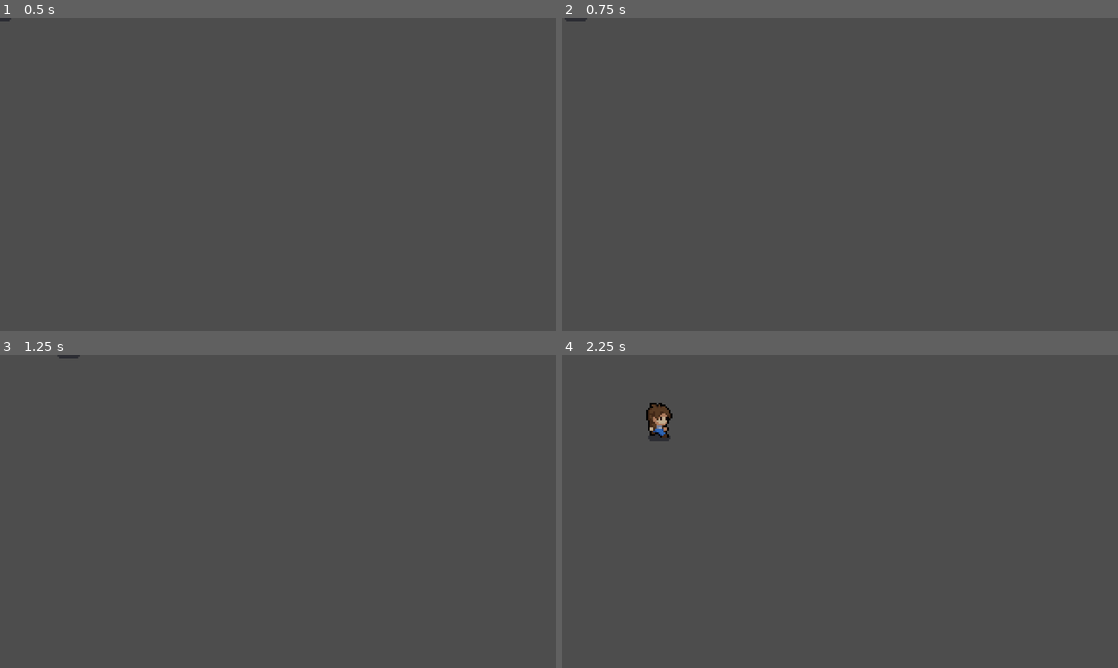
Above: before the commit, frames 1-4 (two rows, left to right).
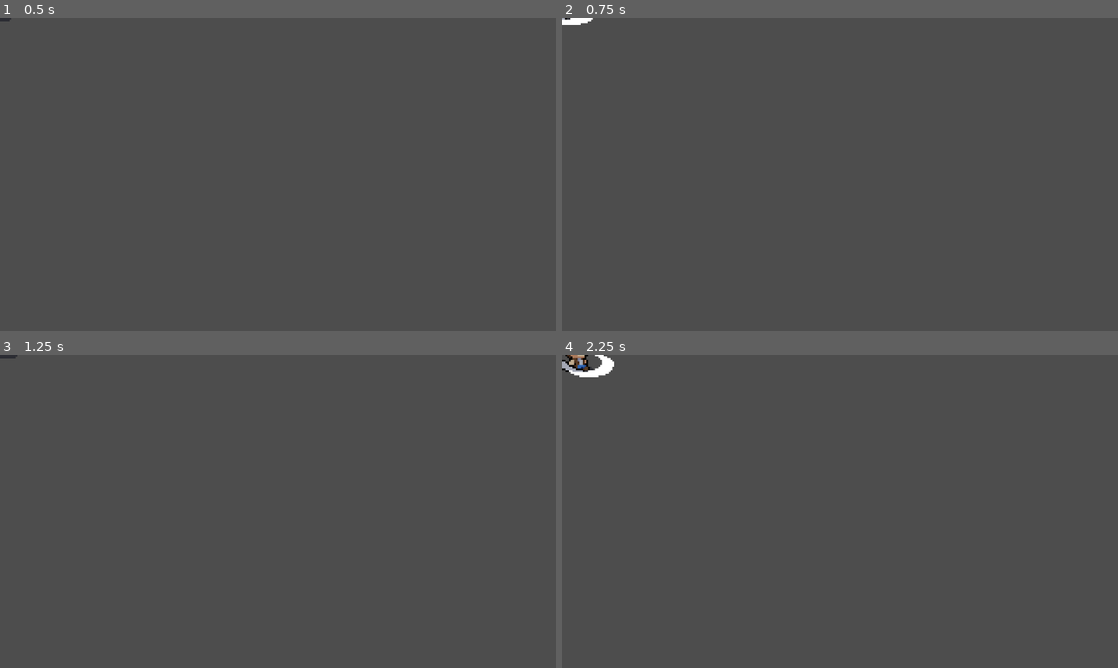
Above: after the commit, the same moments.

Repository: gamelabire/arkhe
Game: Godot game, scene res://src/entities/player/player.tscn
Same seed, same stepped clock (60 frames per second), same inputs: the game is played once before the commit and once after it. Before the commit the project has no main scene; this scene is started directly in both runs.
Inputs (mouse positions are in pixels of both pictures, inside the frame that each line leads up to):
- Up to frame 1 (0.5 s): no input
- Up to frame 2 (0.75 s): tap Enter at 0.5 s; move the mouse to (962, 158) at 0.52 s; hold D (move_right) from 0.53 s (still down); click (962, 158) at 0.6 s
- Up to frame 3 (1.25 s): keep holding D (move_right)
- Up to frame 4 (2.25 s): tap Space at 1.25 s; move the mouse to (728, 527) at 1.27 s; release D (move_right) at 1.28 s; hold S (move_down) 1.28-2.03 s; click (728, 527) at 1.35 s; move the mouse to (895, 442) at 2.02 s; hold D (move_right) from 2.03 s (still down); click (895, 442) at 2.1 s

Frame 1 is identical in both runs. In frame 2, 0.1% of the frame differs, in the area x 0-6%, y 0-3%; in frame 3, less than 0.1%; in frame 4, 0.9%, in the area x 0-20%, y 0-28%.

Commit message:
Created player_attack

Diff:
--- a/project.godot
+++ b/project.godot
@@ -11,6 +11,7 @@
 [application]
 
 config/name="arkhe"
+run/main_scene="uid://bydyks5n25kf0"
 config/features=PackedStringArray("4.4", "Forward Plus")
 
 [display]
@@ -43,6 +44,11 @@
 "events": [Object(InputEventKey,"resource_local_to_scene":false,"resource_name":"","device":-1,"window_id":0,"alt_press …(192 unchanged characters)…
 ]
 }
+attack={
+"deadzone": 0.2,
+"events": [Object(InputEventMouseButton,"resource_local_to_scene":false,"resource_name":"","device":-1,"window_id":0,"alt_pressed":false,"shift_pressed":false,"ctrl_pressed":false,"meta_pressed":false,"button_mask":0,"position":Vector2(0, 0),"global_position":Vector2(0, 0),"factor":1.0,"button_index":1,"canceled":false,"pressed":false,"double_click":false,"script":null)
+]
+}
 
 [rendering]
 
--- a/src/entities/player/player.gd
+++ b/src/entities/player/player.gd
@@ -1,5 +1,6 @@
 extends CharacterBody2D
 
+var _is_attacking: bool = false
 var _state_machine
 
 @export_category("Variables")
@@ -8,16 +9,20 @@
 @export var _friction: float = 6.5
 
 @export_category("Objects")
-var _animation_tree: AnimationTree
+@export var _animation_tree: AnimationTree
+@export var attack_timer: Timer
+
 
 
 func _ready() -> void:
 	_animation_tree = $AnimationTree
 	_state_machine = _animation_tree.get("parameters/playback")
+	attack_timer = $AttackTimer
 
 
 func _physics_process(delta: float) -> void:
 	_move(delta)
+	_attack()
 	_animate()
 	move_and_slide()
 
@@ -31,6 +36,7 @@
 	var _mouse_position = get_global_mouse_position()
 	var _mouse_direction = (_mouse_position - global_position).normalized()
 	_animation_tree["parameters/idle/blend_position"] = _mouse_direction
+	_animation_tree["parameters/attack/blend_position"] = _mouse_direction
 
 	if _direction != Vector2.ZERO:
 		_animation_tree["parameters/walk/blend_position"] = _direction
@@ -43,8 +49,24 @@
 	velocity.y = lerp(velocity.y, _direction.y * _move_speed, _friction * delta)
 
 
+func _attack():
+	if Input.is_action_just_pressed("attack") and not _is_attacking:
+		set_physics_process(false)
+		attack_timer.start()
+		_is_attacking = true
+
+
+
+
 func _animate() -> void:
-	if velocity.length() > 8:
+	if _is_attacking:
+		_state_machine.travel("attack")
+	elif velocity.length() > 8:
 		_state_machine.travel("walk")
 	else:
 		_state_machine.travel("idle")
+
+
+func _on_attack_timer_timeout() -> void:
+	set_physics_process(true)
+	_is_attacking = false
--- a/src/entities/player/player.tscn
+++ b/src/entities/player/player.tscn
@@ -43,6 +43,166 @@
 "transitions": PackedFloat32Array(1),
 "update": 0,
 "values": [Vector2(-0.5, 0)]
+}
+
+[sub_resource type="Animation" id="Animation_p2qdy"]
+resource_name = "attack_down"
+length = 0.6
+tracks/0/type = "value"
+tracks/0/imported = false
+tracks/0/enabled = true
+tracks/0/path = NodePath("sprite:frame")
+tracks/0/interp = 1
+tracks/0/loop_wrap = true
+tracks/0/keys = {
+"times": PackedFloat32Array(0, 0.1, 0.2, 0.3),
+"transitions": PackedFloat32Array(1, 1, 1, 1),
+"update": 1,
+"values": [36, 37, 38, 39]
+}
+tracks/1/type = "value"
+tracks/1/imported = false
+tracks/1/enabled = true
+tracks/1/path = NodePath("sprite:offset")
+tracks/1/interp = 1
+tracks/1/loop_wrap = true
+tracks/1/keys = {
+"times": PackedFloat32Array(0),
+"transitions": PackedFloat32Array(1),
+"update": 0,
+"values": [Vector2(-0.5, 0)]
+}
+tracks/2/type = "value"
+tracks/2/imported = false
+tracks/2/enabled = true
+tracks/2/path = NodePath("sprite:flip_h")
+tracks/2/interp = 1
+tracks/2/loop_wrap = true
+tracks/2/keys = {
+"times": PackedFloat32Array(0),
+"transitions": PackedFloat32Array(1),
+"update": 1,
+"values": [false]
+}
+
+[sub_resource type="Animation" id="Animation_n7e5a"]
+resource_name = "attack_left"
+length = 0.6
+tracks/0/type = "value"
+tracks/0/imported = false
+tracks/0/enabled = true
+tracks/0/path = NodePath("sprite:frame")
+tracks/0/interp = 1
+tracks/0/loop_wrap = true
+tracks/0/keys = {
+"times": PackedFloat32Array(0, 0.1, 0.2, 0.3),
+"transitions": PackedFloat32Array(1, 1, 1, 1),
+"update": 1,
+"values": [42, 43, 44, 45]
+}
+tracks/1/type = "value"
+tracks/1/imported = false
+tracks/1/enabled = true
+tracks/1/path = NodePath("sprite:offset")
+tracks/1/interp = 1
+tracks/1/loop_wrap = true
+tracks/1/keys = {
+"times": PackedFloat32Array(0),
+"transitions": PackedFloat32Array(1),
+"update": 0,
+"values": [Vector2(0.5, 0)]
+}
+tracks/2/type = "value"
+tracks/2/imported = false
+tracks/2/enabled = true
+tracks/2/path = NodePath("sprite:flip_h")
+tracks/2/interp = 1
+tracks/2/loop_wrap = true
+tracks/2/keys = {
+"times": PackedFloat32Array(0),
+"transitions": PackedFloat32Array(1),
+"update": 1,
+"values": [true]
+}
+
+[sub_resource type="Animation" id="Animation_kc3pt"]
+resource_name = "attack_right"
+length = 0.6
+tracks/0/type = "value"
+tracks/0/imported = false
+tracks/0/enabled = true
+tracks/0/path = NodePath("sprite:frame")
+tracks/0/interp = 1
+tracks/0/loop_wrap = true
+tracks/0/keys = {
+"times": PackedFloat32Array(0, 0.1, 0.2, 0.3),
+"transitions": PackedFloat32Array(1, 1, 1, 1),
+"update": 1,
+"values": [42, 43, 44, 45]
+}
+tracks/1/type = "value"
+tracks/1/imported = false
+tracks/1/enabled = true
+tracks/1/path = NodePath("sprite:offset")
+tracks/1/interp = 1
+tracks/1/loop_wrap = true
+tracks/1/keys = {
+"times": PackedFloat32Array(0),
+"transitions": PackedFloat32Array(1),
+"update": 0,
+"values": [Vector2(-0.5, 0)]
+}
+tracks/2/type = "value"
+tracks/2/imported = false
+tracks/2/enabled = true
+tracks/2/path = NodePath("sprite:flip_h")
+tracks/2/interp = 1
+tracks/2/loop_wrap = true
+tracks/2/keys = {
+"times": PackedFloat32Array(0),
+"transitions": PackedFloat32Array(1),
+"update": 1,
+"values": [false]
+}
+
+[sub_resource type="Animation" id="Animation_3c4mh"]
+resource_name = "attack_up"
+length = 0.6
+tracks/0/type = "value"
+tracks/0/imported = false
+tracks/0/enabled = true
+tracks/0/path = NodePath("sprite:frame")
+tracks/0/interp = 1
+tracks/0/loop_wrap = true
+tracks/0/keys = {
+"times": PackedFloat32Array(0, 0.1, 0.2, 0.3),
+"transitions": PackedFloat32Array(1, 1, 1, 1),
+"update": 1,
+"values": [48, 49, 50, 51]
+}
+tracks/1/type = "value"
+tracks/1/imported = false
+tracks/1/enabled = true
+tracks/1/path = NodePath("sprite:offset")
+tracks/1/interp = 1
+tracks/1/loop_wrap = true
+tracks/1/keys = {
+"times": PackedFloat32Array(0),
+"transitions": PackedFloat32Array(1),
+"update": 0,
+"values": [Vector2(-0.5, 0)]
+}
+tracks/2/type = "value"
+tracks/2/imported = false
+tracks/2/enabled = true
+tracks/2/path = NodePath("sprite:flip_h")
+tracks/2/interp = 1
+tracks/2/loop_wrap = true
+tracks/2/keys = {
+"times": PackedFloat32Array(0),
+"transitions": PackedFloat32Array(1),
+"update": 1,
+"values": [false]
 }
 
 [sub_resource type="Animation" id="Animation_muk8e"]
@@ -376,6 +536,10 @@
 [sub_resource type="AnimationLibrary" id="AnimationLibrary_ketdh"]
 _data = {
 &"RESET": SubResource("Animation_vt6n5"),
+&"attack_down": SubResource("Animation_p2qdy"),
+&"attack_left": SubResource("Animation_n7e5a"),
+&"attack_right": SubResource("Animation_kc3pt"),
+&"attack_up": SubResource("Animation_3c4mh"),
 &"idle_down": SubResource("Animation_muk8e"),
 &"idle_left": SubResource("Animation_ketdh"),
 &"idle_right": SubResource("Animation_0mfjg"),
@@ -385,6 +549,29 @@
 &"walk_right": SubResource("Animation_4f0qm"),
 &"walk_up": SubResource("Animation_oih67")
 }
+
+[sub_resource type="AnimationNodeAnimation" id="AnimationNodeAnimation_lqdhu"]
+animation = &"attack_left"
+
+[sub_resource type="AnimationNodeAnimation" id="AnimationNodeAnimation_t8d2k"]
+animation = &"attack_down"
+
+[sub_resource type="AnimationNodeAnimation" id="AnimationNodeAnimation_yi0df"]
+animation = &"attack_right"
+
+[sub_resource type="AnimationNodeAnimation" id="AnimationNodeAnimation_0tyfe"]
+animation = &"attack_up"
+
+[sub_resource type="AnimationNodeBlendSpace2D" id="AnimationNodeBlendSpace2D_ogtao"]
+blend_point_0/node = SubResource("AnimationNodeAnimation_lqdhu")
+blend_point_0/pos = Vector2(-1, 0)
+blend_point_1/node = SubResource("AnimationNodeAnimation_t8d2k")
+blend_point_1/pos = Vector2(0, 1)
+blend_point_2/node = SubResource("AnimationNodeAnimation_yi0df")
+blend_point_2/pos = Vector2(1, 0)
+blend_point_3/node = SubResource("AnimationNodeAnimation_0tyfe")
+blend_point_3/pos = Vector2(0, -1)
+blend_mode = 1
 
 [sub_resource type="AnimationNodeAnimation" id="AnimationNodeAnimation_vt6n5"]
 animation = &"idle_down"
@@ -433,6 +620,8 @@
 blend_mode = 1
 
 [sub_resource type="AnimationNodeStateMachine" id="AnimationNodeStateMachine_oih67"]
+states/attack/node = SubResource("AnimationNodeBlendSpace2D_ogtao")
+states/attack/position = Vector2(505, 160)
 states/idle/node = SubResource("AnimationNodeBlendSpace2D_0mfjg")
 states/idle/position = Vector2(351, 157)
 states/walk/node = SubResource("AnimationNodeBlendSpace2D_lqdhu")
@@ -461,5 +650,11 @@
 [node name="AnimationTree" type="AnimationTree" parent="."]
 tree_root = SubResource("AnimationNodeStateMachine_oih67")
 anim_player = NodePath("../animation")
+parameters/attack/blend_position = Vector2(0, 0)
 parameters/idle/blend_position = Vector2(0, 0)
 parameters/walk/blend_position = Vector2(0, 0)
+
+[node name="AttackTimer" type="Timer" parent="."]
+wait_time = 0.6
+
+[connection signal="timeout" from="AttackTimer" to="." method="_on_attack_timer_timeout"]
Not shown: 1 places in src/entities/player/player.tscn that only renumber resources
